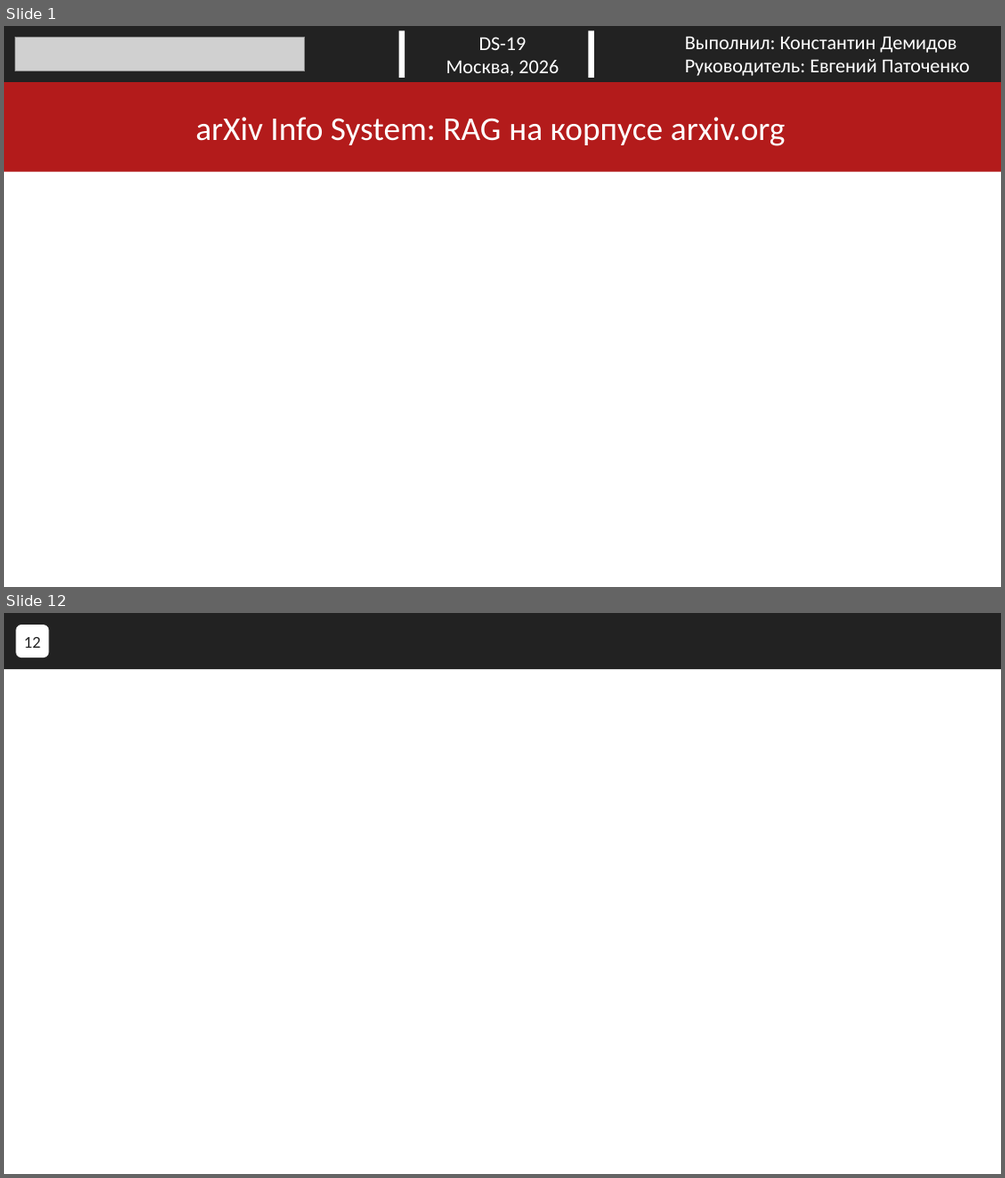
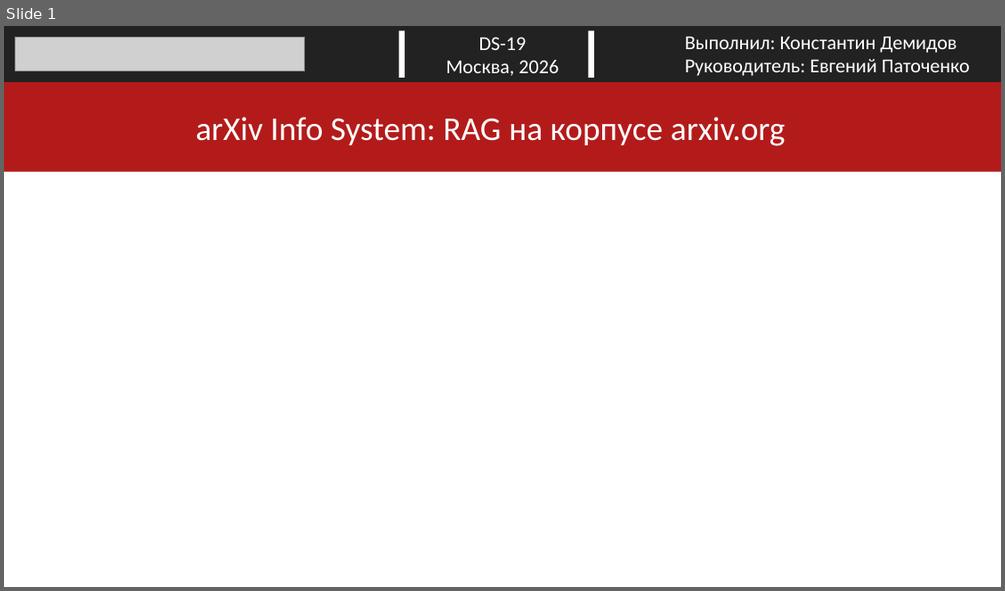
Before and after one commit to ConstDemi/ragarxiv, a slide deck: arXiv_Presentation.pptx. Shown one above the other, each under a label of ours: slides 1 and 12 before the commit, slide 1 after it; the slides between them are not shown. The pictures are 1005x1178 and 1005x591 pixels, drawn with LibreOffice and Linux fonts; fonts in the diff are those of the drawing; grey boxes stand for pictures. Boxes give left, top, right and bottom in pixels: in the first picture for what was removed or moved away, otherwise in the second. Text is boxed around its words. In the diff, an @@ line names an element or a change of style, - is before the commit and + after.

```diff
--- a/arXiv_Presentation.pptx
+++ b/arXiv_Presentation.pptx
@@ slide 12 removed at bbox=[4, 613, 1001, 1174], background #FFFFFF @@
@@ rectangle removed at bbox=[4, 613, 1001, 669] @@
@@ rounded rectangle removed at bbox=[16, 625, 48, 657] @@
-ё
@@ page number removed at bbox=[24, 637, 40, 648] @@
-12
```
Also in this commit, not shown: 9 slides changed, 1 slide added, 3 other slides removed.
